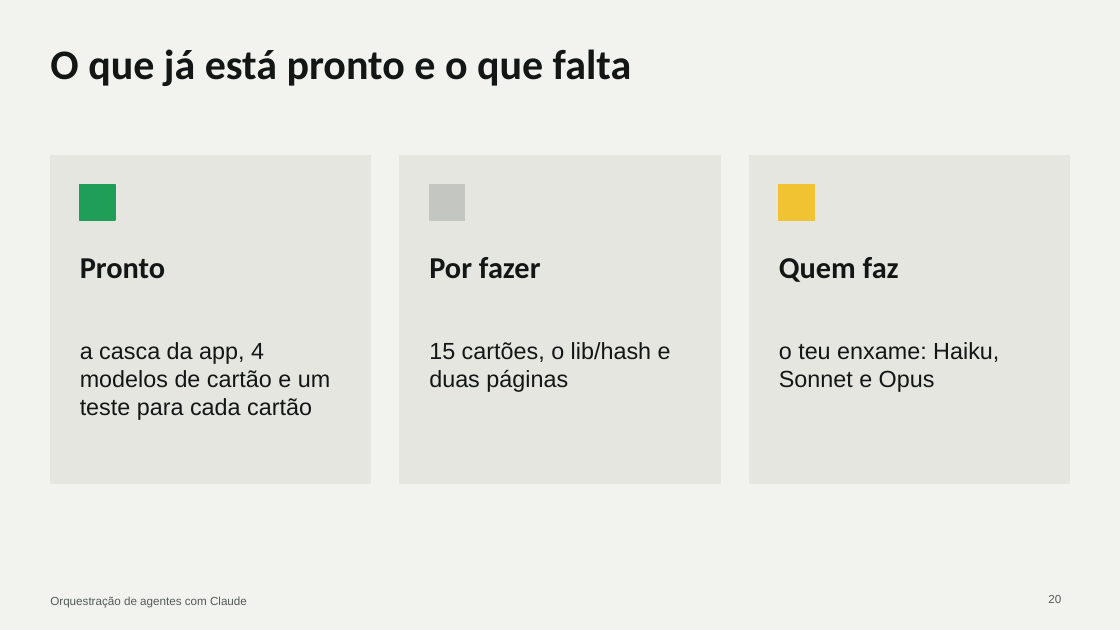
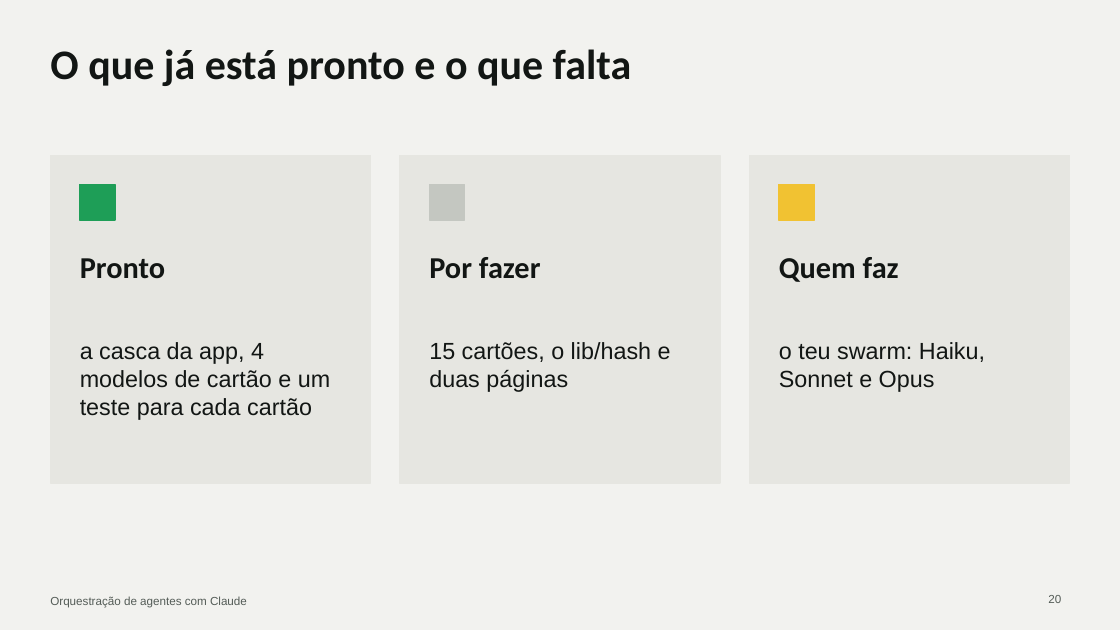
Before and after one commit to cx-guilherme-pinto/workshop-claude, a slide deck: slide 20 of slides/workshop.pptx. Drawn at 1120x630 pixels with LibreOffice and Linux fonts; fonts in the diff are those of the drawing. Boxes give left, top, right and bottom in pixels: in the first picture for what was removed or moved away, otherwise in the second. Text is boxed around its words. In the diff, an @@ line names an element or a change of style, - is before the commit and + after.

```diff
--- a/slides/workshop.pptx
+++ b/slides/workshop.pptx
@@ text at (x1=779, y1=342, x2=985, y2=392): text changed @@
-o teu enxame: Haiku, Sonnet e Opus
+o teu swarm: Haiku, Sonnet e Opus
```
Also in this commit, not shown: 12 other slides changed, 34 other files.
